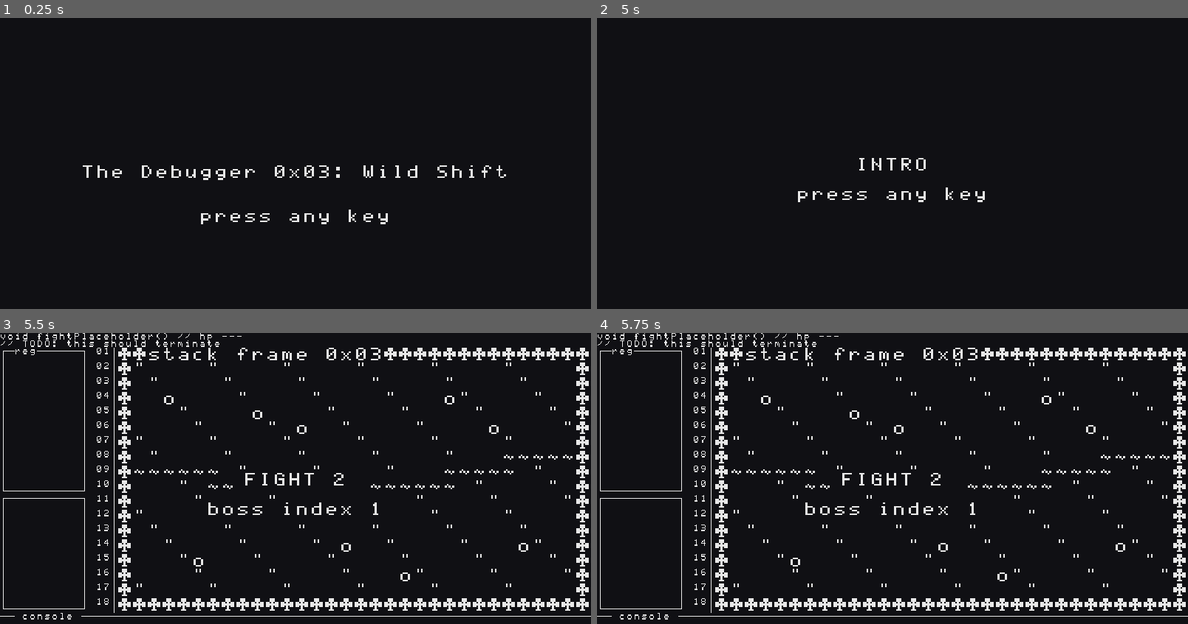
Above: before the commit, frames 1-4 (two rows, left to right).
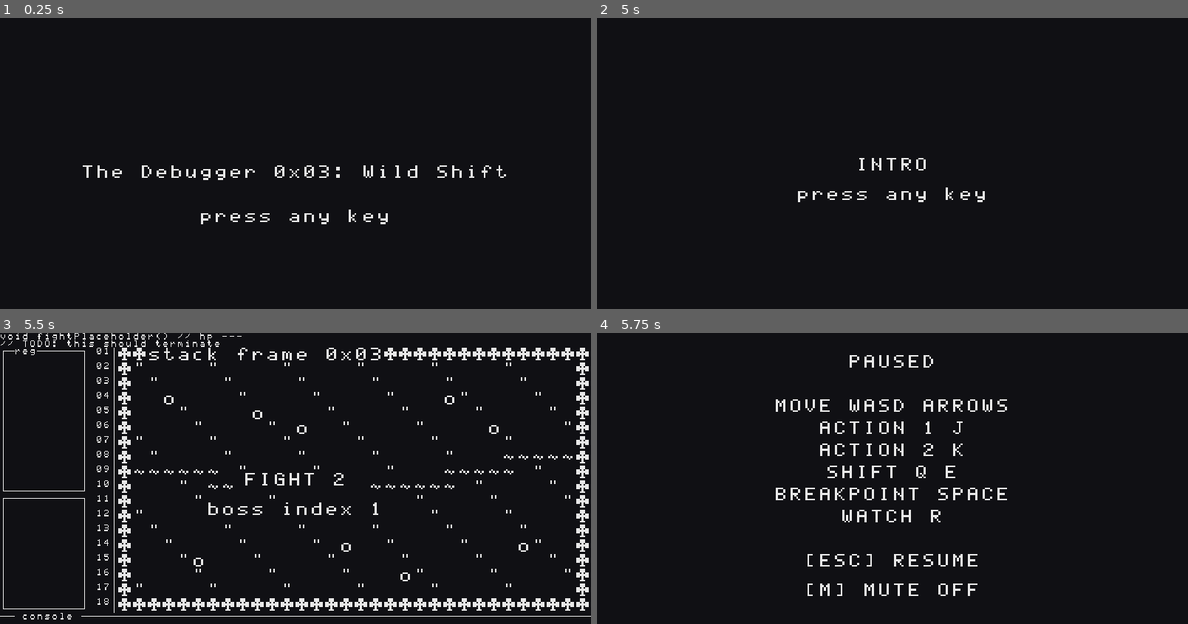
Above: after the commit, the same moments.

Repository: basteez/the-debugger-0x3-wild-shift
Game: Godot game, scene res://src/main/main.tscn
Two runs of this game, one before a commit and one after it. Both use one fixed random seed, a clock stepped at 60 frames per second and the inputs below.
Inputs (mouse positions are in pixels of both pictures, inside the frame that each line leads up to):
- Up to frame 1 (0.25 s): no input
- Up to frame 2 (5 s): tap Enter at 0.5, 2, 3.5 s; move the mouse to (1022, 166) at 0.52 s; hold D (move_right) 0.53-1.25 s; tap J (action_1) at 0.6 s; click (1022, 166) at 0.67 s; tap Space (breakpoint) at 1.25, 2.1, 2.75 s; drag from (774, 201) to (862, 250) at 1.27 s; move the mouse to (951, 111) at 2.02 s; hold D (move_right) 2.03-2.75 s; click (951, 111) at 2.17 s; drag from (862, 250) to (715, 134) at 2.77 s; move the mouse to (1069, 233) at 3.52 s; hold A (move_left) 3.53-4.25 s; hold Shift 3.53-4.25 s; click (1069, 233) at 3.67 s; tap M (mute) at 4.15 s; drag from (715, 134) to (803, 99) at 4.27 s
- Up to frame 3 (5.5 s): tap Space (breakpoint) at 5 s; move the mouse to (325, 498) at 5.02 s; hold S (move_down) from 5.03 s (still down); tap Ctrl at 5.1 s; click (325, 498) at 5.17 s
- Up to frame 4 (5.75 s): keep holding S (move_down); tap Escape (pause) at 5.65 s

Frames 1-3 are identical in both runs. In frame 4, 9.6% of the frame differs, in the area x 0-100%, y 0-99%.

Commit message:
feat(ui): pause screen with controls and mute, hosted by Main on layer 15
Opaque glyph overlay listing the GDD controls, [ESC] RESUME and [M] MUTE ON/OFF.
M or a click on the mute label toggles the Master mute. Story 1.7 AC2, AC3.

Diff:
--- a/game/src/main/main.gd
+++ b/game/src/main/main.gd
@@ -6,17 +6,23 @@
 const SMOKE_AUDIO_SCENE := "res://src/debug/smoke_audio/smoke_audio.tscn"
 const TitleScreenScript := preload("res://src/ui/screens/title/title_screen.gd")
 const PlaceholderScreenScript := preload("res://src/ui/screens/placeholder/placeholder_screen.gd")
+const PauseScreenScript := preload("res://src/ui/screens/pause/pause_screen.gd")
 const DebugKeysScript := preload("res://src/debug/debug_keys.gd")
 const GameFlow := preload("res://src/autoloads/game.gd")
 const HudScene := preload("res://src/ui/hud/hud.tscn")
-## Render layer order (AD-07): Arena -> Entities -> Particles -> HUD -> ScreenFX.
-const LAYER_ORDER: Array[StringName] = [&"Arena", &"Entities", &"Particles", &"Hud", &"ScreenFX"]
+## Render layer order (AD-07): Arena -> Entities -> Particles -> HUD -> Pause -> ScreenFX.
+const LAYER_ORDER: Array[StringName] = [&"Arena", &"Entities", &"Particles", &"Hud", &"Pause", &"ScreenFX"]
 const HUD_LAYER := 10
+## Pause overlay layer (Story 1.7 DC6): above the HUD, below ScreenFX. Empty unless paused.
+const PAUSE_LAYER := 15
 const SCREEN_FX_LAYER := 20
 
 var arena: Arena
 var hud: Hud
 var screens: Node2D
+var pause_layer: CanvasLayer
+## The pause overlay while SimClock is paused; null otherwise.
+var pause_screen: PauseScreen
 ## The screen instanced for the current flow state; null in DEAD (2.9) or after it freed itself.
 var current_screen: Node
 
@@ -37,6 +43,7 @@
 			return
 		Log.warn(&"flow", "audio smoke scene missing, opening title")
 	EventBus.flow_state_changed.connect(_on_flow_state_changed)
+	EventBus.pause_toggled.connect(apply_pause)
 	apply_flow_state(Game.flow_state, Game.run.boss_index)
 
 
@@ -55,6 +62,10 @@
 	hud.layer = HUD_LAYER
 	hud.visible = false
 	add_child(hud)
+	pause_layer = CanvasLayer.new()
+	pause_layer.name = &"Pause"
+	pause_layer.layer = PAUSE_LAYER
+	add_child(pause_layer)
 	var fx := CanvasLayer.new()
 	fx.name = &"ScreenFX"
 	fx.layer = SCREEN_FX_LAYER
@@ -84,6 +95,21 @@
 	hud.visible = in_fight
 
 
+## Shows the pause overlay while paused and frees it on resume (Story 1.7 AC2, DC6). Game owns
+## the state; Main only follows EventBus.pause_toggled.
+func apply_pause(paused: bool) -> void:
+	if paused:
+		if not is_instance_valid(pause_screen) or pause_screen.is_queued_for_deletion():
+			pause_screen = PauseScreenScript.new()
+			pause_screen.name = &"PauseScreen"
+			pause_layer.add_child(pause_screen)
+		return
+	if is_instance_valid(pause_screen):
+		pause_screen.set_process_input(false)
+		pause_screen.queue_free()
+	pause_screen = null
+
+
 func _make_screen(state: int, boss_index: int) -> Node:
 	match state:
 		GameFlow.FlowState.TITLE:
--- /dev/null
+++ b/game/src/ui/screens/pause/pause_screen.gd
@@ -0,0 +1,94 @@
+class_name PauseScreen
+extends Node2D
+## Pause overlay (Story 1.7 AC2, AC3). Main instances it on EventBus.pause_toggled(true) and frees
+## it on false (DC6). Opaque BG over the 640x360 base (DC7), glyph text only (AD-07).
+## Presentation only: M or a click on the mute label toggles the Master mute; Esc belongs to Game
+## (DC2), and other clicks do nothing (DC3). It never writes flow or pause state.
+
+const TEXT_SCALE := 2
+## Tops of the text rows, on the 8-px grid. Title, then the GDD controls table, then the options.
+const TITLE_TEXT := "PAUSED"
+const TITLE_TOP_Y := 24
+const CONTROLS: PackedStringArray = [
+	"MOVE WASD ARROWS",
+	"ACTION 1 J",
+	"ACTION 2 K",
+	"SHIFT Q E",
+	"BREAKPOINT SPACE",
+	"WATCH R",
+]
+const CONTROLS_TOP_Y := 72
+const CONTROLS_STEP := 24
+const RESUME_TEXT := "[ESC] RESUME"
+const RESUME_TOP_Y := 240
+const MUTE_TOP_Y := 272
+const MUTE_ON_TEXT := "[M] MUTE ON"
+const MUTE_OFF_TEXT := "[M] MUTE OFF"
+
+var _muted: bool = false
+
+
+func _ready() -> void:
+	_muted = AudioManager.is_master_muted()
+
+
+## Pure: every text row, top to bottom. The mute row reads ON when the Master bus is muted.
+static func lines_for(muted: bool) -> PackedStringArray:
+	var lines := PackedStringArray([TITLE_TEXT])
+	lines.append_array(CONTROLS)
+	lines.append(RESUME_TEXT)
+	lines.append(mute_text(muted))
+	return lines
+
+
+static func mute_text(muted: bool) -> String:
+	return MUTE_ON_TEXT if muted else MUTE_OFF_TEXT
+
+
+## Pure: top y of each row of lines_for, same order.
+static func row_tops() -> PackedInt32Array:
+	var tops := PackedInt32Array([TITLE_TOP_Y])
+	for i: int in CONTROLS.size():
+		tops.append(CONTROLS_TOP_Y + i * CONTROLS_STEP)
+	tops.append(RESUME_TOP_Y)
+	tops.append(MUTE_TOP_Y)
+	return tops
+
+
+## Pure: the clickable rect of the mute label (the glyph row plus a half-cell margin), canvas space.
+static func mute_label_rect(muted: bool) -> Rect2:
+	return row_rect(mute_text(muted), MUTE_TOP_Y)
+
+
+## The BG-backed box behind one row: one cell left and right, half a cell above and below.
+static func row_rect(text: String, top_y: int) -> Rect2:
+	return Rect2(TitleScreen.centred_x(text) - GlyphFont.CELL, top_y - GlyphFont.CELL * 0.5,
+			GlyphFont.text_width(text, TEXT_SCALE) + 2 * GlyphFont.CELL, GlyphFont.size_for(TEXT_SCALE) + GlyphFont.CELL)
+
+
+## Pure: true for a fresh M press or a left click inside the mute label.
+static func is_mute_toggle(event: InputEvent, muted: bool) -> bool:
+	if event is InputEventKey:
+		return InputMap.has_action(&"mute") and event.is_action_pressed(&"mute")
+	var mouse := event as InputEventMouseButton
+	return mouse != null and mouse.pressed and mouse.button_index == MOUSE_BUTTON_LEFT \
+			and mute_label_rect(muted).has_point(mouse.position)
+
+
+## _input, not _unhandled_input: the placeholder under Screens sits later in the tree, so it would
+## see M first and consume it as its any-key advance (which DC4 makes a no-op while paused).
+func _input(event: InputEvent) -> void:
+	if not is_mute_toggle(event, _muted):
+		return
+	get_viewport().set_input_as_handled()
+	AudioManager.set_master_muted(not AudioManager.is_master_muted())
+	_muted = AudioManager.is_master_muted()
+	queue_redraw()
+
+
+func _draw() -> void:
+	draw_rect(Rect2(Vector2.ZERO, Vector2(Const.BASE_RES)), Palette.BG)
+	var lines: PackedStringArray = lines_for(_muted)
+	var tops: PackedInt32Array = row_tops()
+	for i: int in lines.size():
+		GlyphFont.draw_at(self, Vector2(TitleScreen.centred_x(lines[i]), tops[i]), lines[i], Palette.INK, TEXT_SCALE)
--- a/game/tests/unit/test_font_coverage.gd
+++ b/game/tests/unit/test_font_coverage.gd
@@ -23,6 +23,9 @@
 	for state: int in [Game.FlowState.INTRO, Game.FlowState.FIGHT, Game.FlowState.HARVEST, Game.FlowState.ENDING]:
 		for boss: int in 3:
 			texts.append_array(PlaceholderScreen.lines_for(state, boss))
+	# Story 1.7 pause screen, both mute states.
+	texts.append_array(PauseScreen.lines_for(false))
+	texts.append_array(PauseScreen.lines_for(true))
 	var used: Dictionary[int, String] = {}
 	for t: String in texts:
 		for i: int in t.length():
--- a/game/tests/unit/test_main_layers.gd
+++ b/game/tests/unit/test_main_layers.gd
@@ -111,3 +111,38 @@
 	assert_false(arena.visible)
 	assert_same(main.get_node(^"Arena"), arena)
 	assert_same(main.get_node(^"Hud"), hud)
+
+
+func _pause_screens(main: Node2D) -> int:
+	var count: int = 0
+	for child: Node in main.get_node(^"Pause").get_children():
+		if child is PauseScreen and not child.is_queued_for_deletion():
+			count += 1
+	return count
+
+
+func test_pause_layer_between_hud_and_screen_fx() -> void:
+	var main: Node2D = _main()
+	var pause := main.get_node(^"Pause") as CanvasLayer
+	assert_not_null(pause)
+	assert_eq(pause.layer, MainScript.PAUSE_LAYER)
+	assert_gt(pause.layer, (main.get_node(^"Hud") as CanvasLayer).layer)
+	assert_lt(pause.layer, (main.get_node(^"ScreenFX") as CanvasLayer).layer)
+	assert_eq(_pause_screens(main), 0, "empty unless paused")
+
+
+func test_pause_toggled_adds_and_frees_the_pause_screen() -> void:
+	var main: Node2D = _main()
+	var arena: Node = main.get_node(^"Arena")
+	var hud: Node = main.get_node(^"Hud")
+	EventBus.pause_toggled.emit(true)
+	assert_eq(_pause_screens(main), 1)
+	EventBus.pause_toggled.emit(true)
+	assert_eq(_pause_screens(main), 1, "a second true does not stack overlays")
+	var shown: Node = main.pause_screen
+	EventBus.pause_toggled.emit(false)
+	assert_eq(_pause_screens(main), 0)
+	assert_true(not is_instance_valid(shown) or shown.is_queued_for_deletion())
+	assert_null(main.pause_screen)
+	assert_same(main.get_node(^"Arena"), arena)
+	assert_same(main.get_node(^"Hud"), hud)
--- /dev/null
+++ b/game/tests/unit/test_pause_screen.gd
@@ -0,0 +1,66 @@
+extends GutTest
+## Story 1.7 AC2/AC3: pause screen text, mute line and mute hit rect.
+
+const CONTROL_LABELS: Array[String] = ["MOVE", "ACTION 1", "ACTION 2", "SHIFT", "BREAKPOINT", "WATCH"]
+
+
+func test_lines_list_every_control_and_resume() -> void:
+	var lines: PackedStringArray = PauseScreen.lines_for(false)
+	assert_eq(lines[0], "PAUSED")
+	var text: String = "\n".join(lines)
+	for label: String in CONTROL_LABELS:
+		assert_string_contains(text, label)
+	for key: String in ["WASD", "ARROWS", " J", " K", "Q E", "SPACE", " R"]:
+		assert_string_contains(text, key)
+	assert_has(lines, "[ESC] RESUME")
+	assert_eq(lines.size(), PauseScreen.row_tops().size())
+
+
+func test_mute_line_follows_the_argument() -> void:
+	assert_eq(PauseScreen.lines_for(true)[-1], "[M] MUTE ON")
+	assert_eq(PauseScreen.lines_for(false)[-1], "[M] MUTE OFF")
+
+
+func test_layout_fits_the_base_with_a_gutter() -> void:
+	var lines: PackedStringArray = PauseScreen.lines_for(false)
+	var tops: PackedInt32Array = PauseScreen.row_tops()
+	var bounds := Rect2(16, 16, Const.BASE_RES.x - 32, Const.BASE_RES.y - 32)
+	for i: int in lines.size():
+		assert_eq(tops[i] % GlyphFont.CELL, 0, "row %d on the 8-px grid" % i)
+		if i > 0:
+			assert_gt(tops[i], tops[i - 1] + GlyphFont.size_for(PauseScreen.TEXT_SCALE) - 1, "rows do not overlap")
+		var r := Rect2(TitleScreen.centred_x(lines[i]), tops[i],
+				GlyphFont.text_width(lines[i], PauseScreen.TEXT_SCALE), GlyphFont.size_for(PauseScreen.TEXT_SCALE))
+		assert_true(bounds.encloses(r), "row '%s' inside the 16-px gutter" % lines[i])
+
+
+func test_mute_hit_rect() -> void:
+	for muted: bool in [false, true]:
+		var rect: Rect2 = PauseScreen.mute_label_rect(muted)
+		var inside: Vector2 = Vector2(TitleScreen.centred_x(PauseScreen.mute_text(muted)) + 4, PauseScreen.MUTE_TOP_Y + 4)
+		assert_true(rect.has_point(inside))
+		assert_false(rect.has_point(Vector2(8, 8)))
+		assert_false(rect.has_point(Vector2(320, PauseScreen.RESUME_TOP_Y + 4)), "resume row is not the mute label")
+
+
+func _click(at: Vector2) -> InputEventMouseButton:
+	var click := InputEventMouseButton.new()
+	click.button_index = MOUSE_BUTTON_LEFT
+	click.pressed = true
+	click.position = at
+	return click
+
+
+func test_mute_toggle_input() -> void:
+	var m := InputEventKey.new()
+	m.physical_keycode = KEY_M
+	m.pressed = true
+	assert_true(PauseScreen.is_mute_toggle(m, false))
+	m.echo = true
+	assert_false(PauseScreen.is_mute_toggle(m, false), "echo ignored")
+	var esc := InputEventKey.new()
+	esc.physical_keycode = KEY_ESCAPE
+	esc.pressed = true
+	assert_false(PauseScreen.is_mute_toggle(esc, false), "Esc belongs to Game")
+	assert_true(PauseScreen.is_mute_toggle(_click(PauseScreen.mute_label_rect(false).get_center()), false))
+	assert_false(PauseScreen.is_mute_toggle(_click(Vector2(8, 8)), false), "click elsewhere does nothing")
Not shown, added: game/src/ui/screens/pause/pause_screen.gd.uid
Not shown, added: game/tests/unit/test_pause_screen.gd.uid
